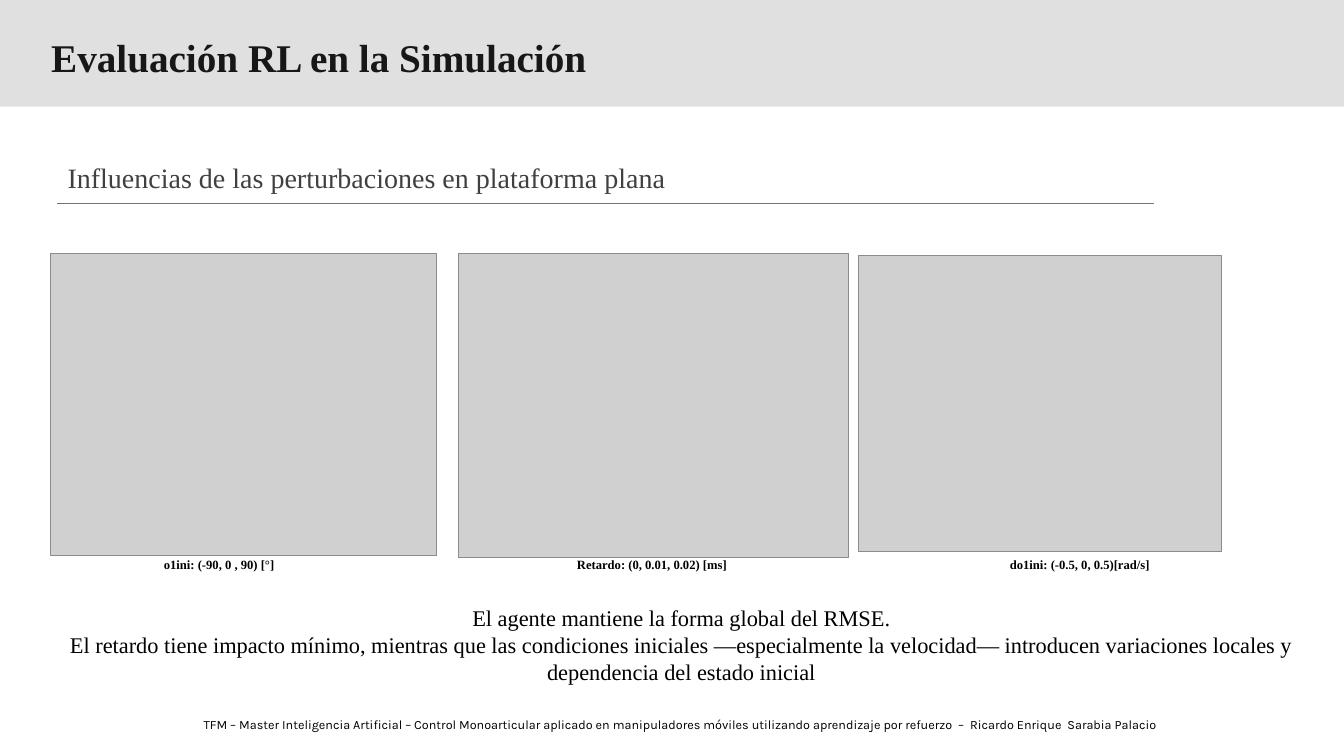
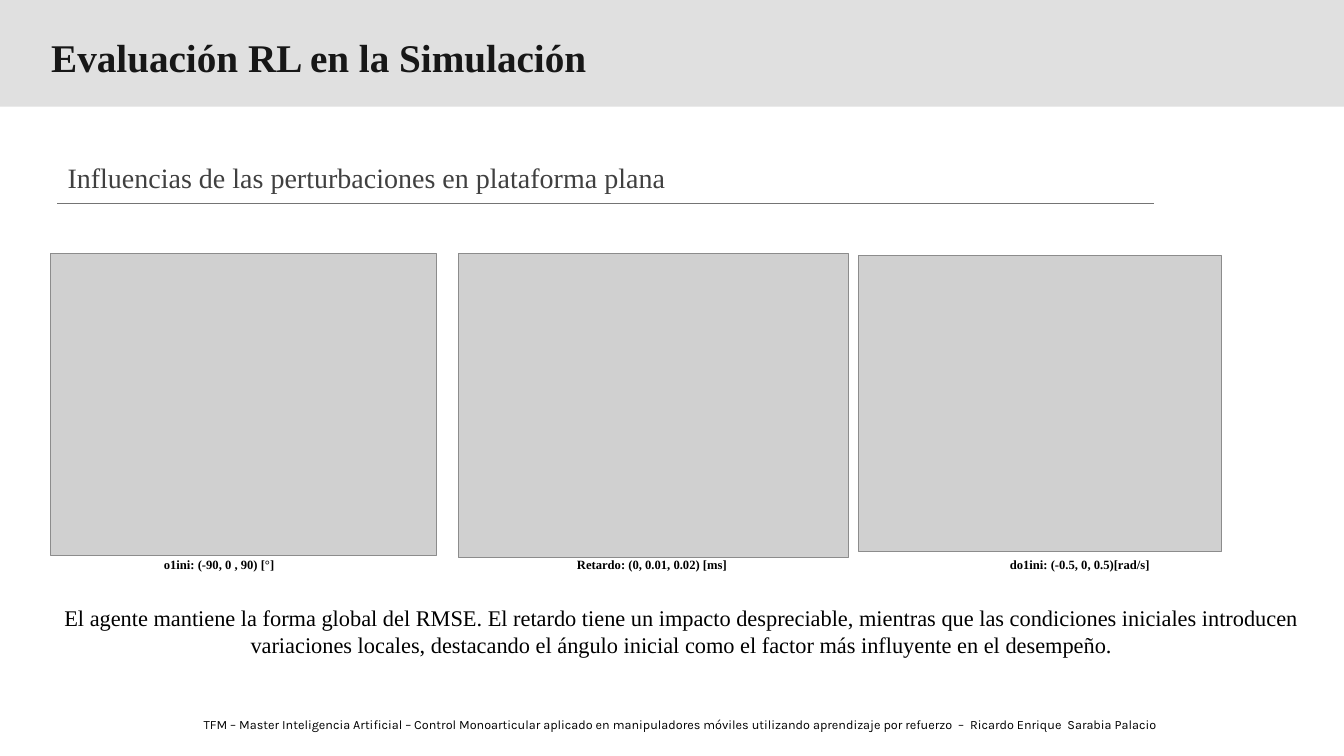
Before and after one commit to RichardSarabia/SimuladorBrazoLazaro_RLAgent_TFM_RicardoSarabia, a slide deck: slide 7 of Fase2/03_results/Evaluación AgenteRL_F2– Plataforma Inclinada.pptx. Drawn at 1344x756 pixels with LibreOffice and Linux fonts; fonts in the diff are those of the drawing; grey boxes stand for pictures; background and template pictures are left out. Boxes give left, top, right and bottom in pixels: in the first picture for what was removed or moved away, otherwise in the second. Text is boxed around its words. In the diff, an @@ line names an element or a change of style, - is before the commit and + after.

```diff
--- a/Fase2/03_results/Evaluación AgenteRL_F2– Plataforma Inclinada.pptx
+++ b/Fase2/03_results/Evaluación AgenteRL_F2– Plataforma Inclinada.pptx
@@ text at [64, 610, 1298, 658]: text changed @@
-El agente mantiene la forma global del RMSE.
-El retardo tiene impacto mínimo, mientras que las condiciones iniciales —especialmente la velocidad— introducen variaciones locales y dependencia del estado inicial
+El agente mantiene la forma global del RMSE. El retardo tiene un impacto despreciable, mientras que las condiciones iniciales introducen variaciones locales, destacando el ángulo inicial como el factor más influyente en el desempeño.
```
Also in this commit, not shown: 4 other slides changed, 7 other files.
